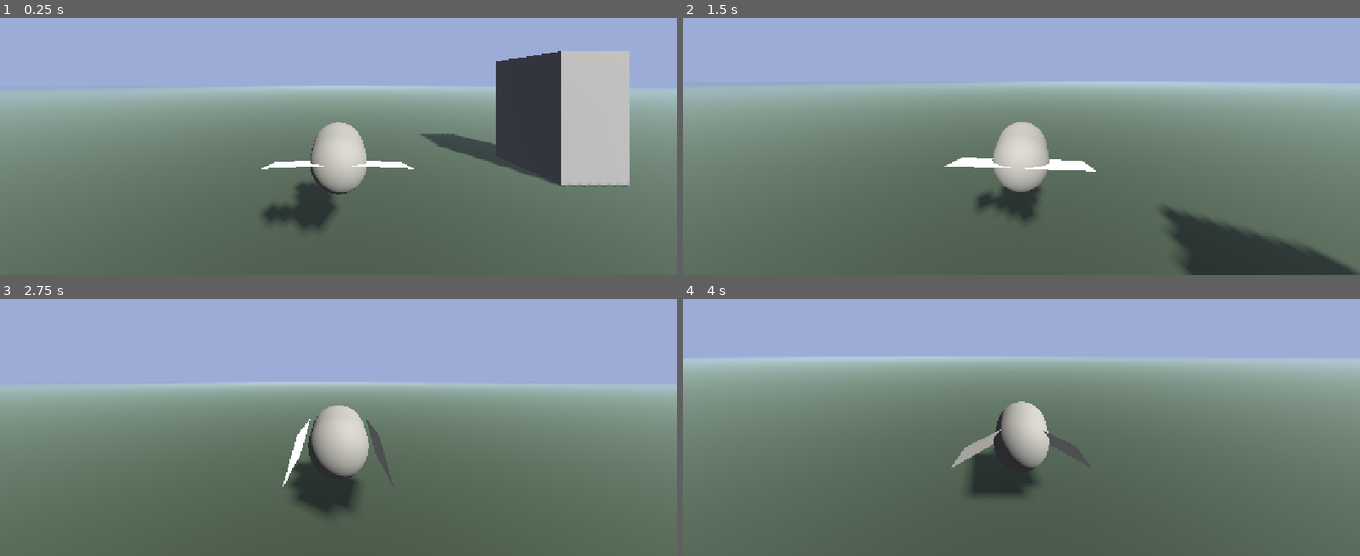
Above: before the commit, frames 1-4 (two rows, left to right).
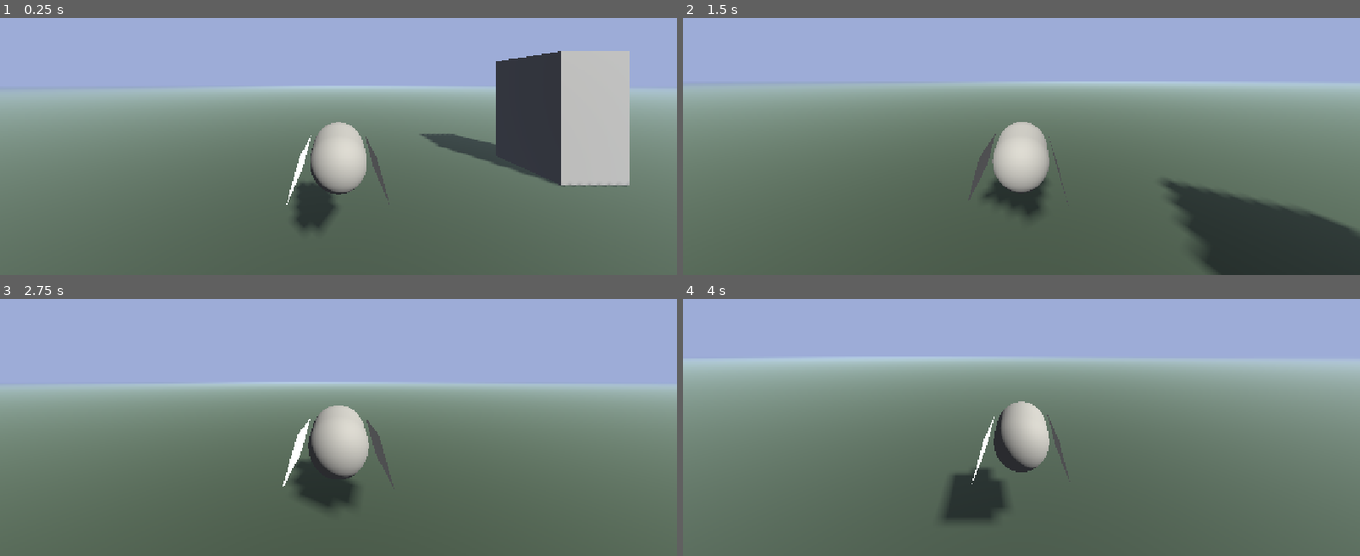
Above: after the commit, the same moments.

Repository: Su-Nes/bird-game
Game: Godot game, scene res://World/World.tscn
The game is run twice, just before and just after one commit, with the same random seed, the same clock (stepped at 60 frames per second) and the same inputs.
Inputs (mouse positions are in pixels of both pictures, inside the frame that each line leads up to):
- Up to frame 1 (0.25 s): no input
- Up to frame 2 (1.5 s): move the mouse to (1055, 82) at 0.52 s; hold W (forward) from 0.53 s (still down); tap Space (jump) at 0.77 s; move the mouse to (987, 87) at 1.27 s
- Up to frame 3 (2.75 s): keep holding W (forward); tap Space (jump) at 1.52 s; move the mouse to (352, 358) at 2.02 s
- Up to frame 4 (4 s): keep holding W (forward); move the mouse to (1014, 370) at 2.77 s; tap Space (jump) at 3.02, 3.77 s; move the mouse to (1068, 370) at 3.52 s

The runs differ from the first frame. In frame 1, 0.8% of the frame differs, in the area x 38-62%, y 45-80%; in frame 2, 5.4%, in the area x 38-100%, y 45-100%; in frame 3, less than 0.1%; in frame 4, 2.3%.

Commit message:
Added controller controls.

Diff:
--- a/Player/ControllerStates/FallState.gd
+++ b/Player/ControllerStates/FallState.gd
@@ -15,7 +15,7 @@
 
 func enter():
 	print("Entered Fall state.")
-	WING_STATES.change_state("wingsgliding")
+	#WING_STATES.change_state("wingsgliding")
 
 # Get the gravity from the project settings to be synced with RigidBody nodes.
 var gravity = ProjectSettings.get_setting("physics/3d/default_gravity")
--- a/Player/PlayerController.tscn
+++ b/Player/PlayerController.tscn
@@ -96,7 +96,8 @@
 
 [node name="JumpState" type="Node" parent="MovementStateMachine" unique_id=1176370450]
 script = ExtResource("4_j8irr")
-JUMP_VELOCITY = 2
+JUMP_VELOCITY = 1
+JUMP_TIME = 0.1
 JUMP_GRAVITY = 20
 metadata/_custom_type_script = "uid://dh7ybwg1n3d1q"
 
@@ -108,7 +109,7 @@
 [node name="CameraPivot" type="Node3D" parent="." unique_id=2114444008]
 transform = Transform3D(1, 0, 0, 0, 1, 0, 0, 0, 1, 0, 0.75, 0)
 script = ExtResource("4_bacvh")
-CAMERA_SENS = 0.5
+STICK_SENS = 5.0
 
 [node name="SpringArm3D" type="SpringArm3D" parent="CameraPivot" unique_id=780229940]
 spring_length = 1.5
--- a/Player/Scripting/CameraMotion.gd
+++ b/Player/Scripting/CameraMotion.gd
@@ -2,20 +2,23 @@
 
 @onready var pivot: CharacterBody3D = $".."
 
-@export var CAMERA_SENS = 0.003
+@export var MOUSE_SENS = 0.5
+@export var STICK_SENS = 0.05
 
 func _ready():
 	Input.mouse_mode = Input.MOUSE_MODE_CAPTURED
 
 func _unhandled_input(event):
-# Mouse look
+	# Mouse look
 	if event is InputEventMouseMotion:
-		pivot.rotate_y(deg_to_rad(-event.relative.x * CAMERA_SENS))
-		rotate_x(deg_to_rad(-event.relative.y * CAMERA_SENS))
+		pivot.rotate_y(deg_to_rad(-event.relative.x * MOUSE_SENS))
+		rotate_x(deg_to_rad(-event.relative.y * MOUSE_SENS))
 
-	#elif event is InputEventJoypadMotion:
-	#	pivot.rotate_y(-event..x * CAMERA_SENS)
-	#	pivot.rotate_x(-event.relative.y * CAMERA_SENS)
+func _physics_process(_delta: float) -> void:
+	var look_movement = Input.get_vector("lookLeft", "lookRight", "lookDown", "lookUp")
+
+	pivot.rotate_y(deg_to_rad(-look_movement.x * STICK_SENS))
+	rotate_x(deg_to_rad(look_movement.y * STICK_SENS))
 
 	rotation.x = clamp(rotation.x, deg_to_rad(-85), deg_to_rad(60))
 
--- a/project.godot
+++ b/project.godot
@@ -24,31 +24,57 @@
 forward={
 "deadzone": 0.2,
 "events": [Object(InputEventKey,"resource_local_to_scene":false,"resource_name":"","device":-1,"window_id":0,"alt_press …(192 unchanged characters)…
+, Object(InputEventJoypadMotion,"resource_local_to_scene":false,"resource_name":"","device":-1,"axis":1,"axis_value":-1.0,"script":null)
 ]
 }
 backward={
 "deadzone": 0.2,
 "events": [Object(InputEventKey,"resource_local_to_scene":false,"resource_name":"","device":-1,"window_id":0,"alt_press …(192 unchanged characters)…
+, Object(InputEventJoypadMotion,"resource_local_to_scene":false,"resource_name":"","device":-1,"axis":1,"axis_value":1.0,"script":null)
 ]
 }
 left={
 "deadzone": 0.2,
 "events": [Object(InputEventKey,"resource_local_to_scene":false,"resource_name":"","device":-1,"window_id":0,"alt_press …(191 unchanged characters)…
+, Object(InputEventJoypadMotion,"resource_local_to_scene":false,"resource_name":"","device":-1,"axis":0,"axis_value":-1.0,"script":null)
 ]
 }
 right={
 "deadzone": 0.2,
 "events": [Object(InputEventKey,"resource_local_to_scene":false,"resource_name":"","device":-1,"window_id":0,"alt_press …(192 unchanged characters)…
+, Object(InputEventJoypadMotion,"resource_local_to_scene":false,"resource_name":"","device":-1,"axis":0,"axis_value":1.0,"script":null)
 ]
 }
 pause={
 "deadzone": 0.2,
 "events": [Object(InputEventKey,"resource_local_to_scene":false,"resource_name":"","device":-1,"window_id":0,"alt_press …(195 unchanged characters)…
+, Object(InputEventJoypadButton,"resource_local_to_scene":false,"resource_name":"","device":-1,"button_index":6,"pressure":0.0,"pressed":true,"script":null)
 ]
 }
 jump={
 "deadzone": 0.2,
 "events": [Object(InputEventKey,"resource_local_to_scene":false,"resource_name":"","device":-1,"window_id":0,"alt_press …(191 unchanged characters)…
+, Object(InputEventJoypadButton,"resource_local_to_scene":false,"resource_name":"","device":-1,"button_index":0,"pressure":0.0,"pressed":true,"script":null)
+]
+}
+lookRight={
+"deadzone": 0.2,
+"events": [Object(InputEventJoypadMotion,"resource_local_to_scene":false,"resource_name":"","device":-1,"axis":2,"axis_value":1.0,"script":null)
+]
+}
+lookLeft={
+"deadzone": 0.2,
+"events": [Object(InputEventJoypadMotion,"resource_local_to_scene":false,"resource_name":"","device":-1,"axis":2,"axis_value":-1.0,"script":null)
+]
+}
+lookUp={
+"deadzone": 0.2,
+"events": [Object(InputEventJoypadMotion,"resource_local_to_scene":false,"resource_name":"","device":-1,"axis":3,"axis_value":-1.0,"script":null)
+]
+}
+lookDown={
+"deadzone": 0.2,
+"events": [Object(InputEventJoypadMotion,"resource_local_to_scene":false,"resource_name":"","device":-1,"axis":3,"axis_value":1.0,"script":null)
 ]
 }
 
